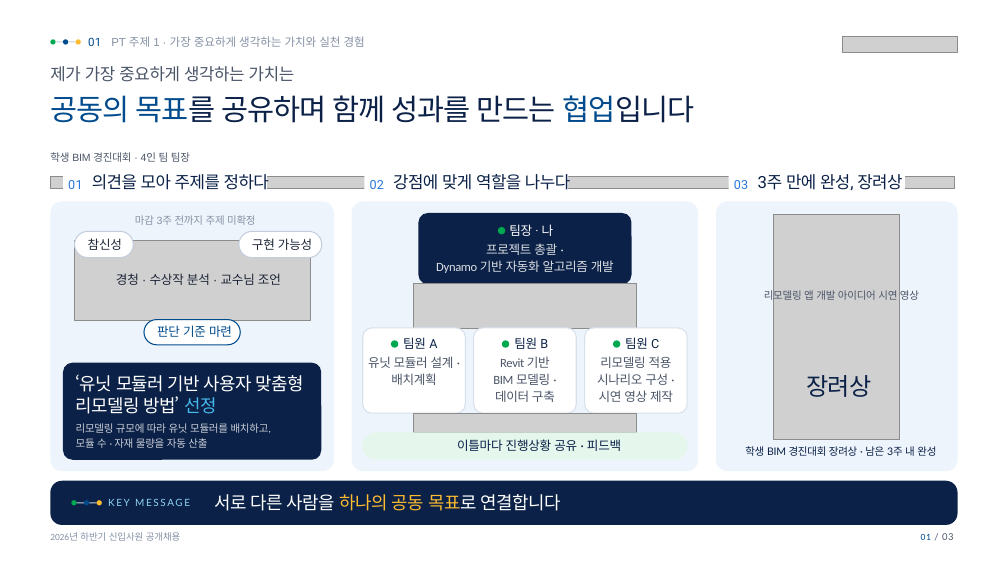
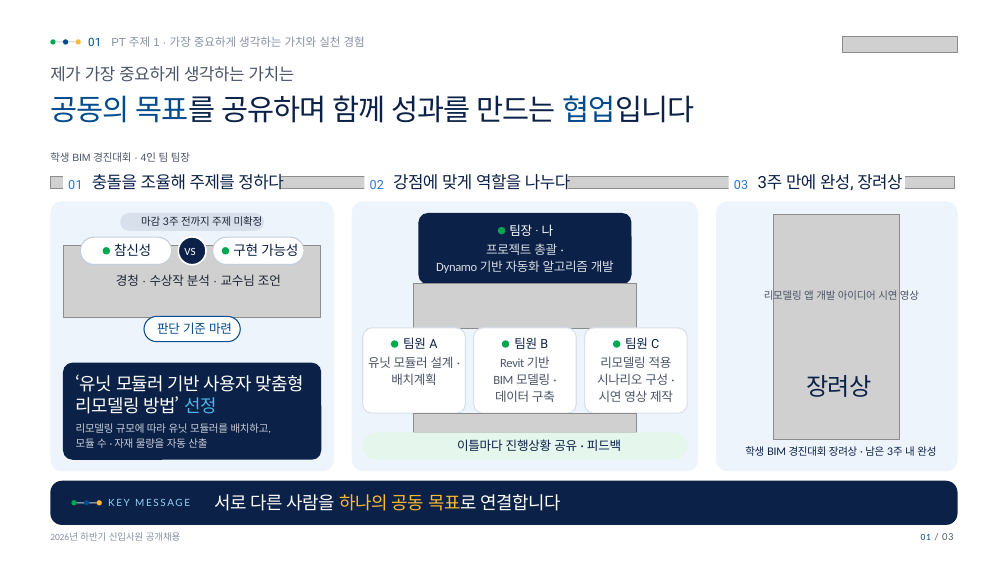
Before and after one commit to tmdgns5782-pixel/dcd, a slide deck: slide 1 of hec-pt/pptx/landscape.pptx. Drawn at 1008x567 pixels with LibreOffice and Linux fonts; fonts in the diff are those of the drawing; grey boxes stand for pictures; background and template pictures are left out. Boxes give left, top, right and bottom in pixels: in the first picture for what was removed or moved away, otherwise in the second. Text is boxed around its words. In the diff, an @@ line names an element or a change of style, - is before the commit and + after.

```diff
--- a/hec-pt/pptx/landscape.pptx
+++ b/hec-pt/pptx/landscape.pptx
@@ rectangle: place and size @@
-rectangle at (63, 172, 267, 193)
+rectangle at (63, 172, 281, 193)
@@ text at (92, 174, 283, 190): text changed @@
-의견을 모아 주제를 정하다
+충돌을 조율해 주제를 정하다
@@ rounded rectangle: place and size @@
-rounded rectangle at (75, 231, 134, 258)
+rounded rectangle at (80, 237, 172, 265)
@@ rounded rectangle added at (120, 213, 264, 231), fill #D8E0EB @@
@@ text "마감 3주 전까지 주제 미확정" at (141, 216, 263, 226): font Arial to Lato, text colour #8691A5 to #1C2536 @@
@@ ellipse added at (178, 237, 206, 265), fill #0B2147, outline #FFFFFF 1.5 pt @@
@@ rounded rectangle: place and size @@
-rounded rectangle at (239, 231, 322, 258)
+rounded rectangle at (212, 237, 304, 265)
@@ picture: place and size @@
-picture at (74, 240, 310, 321)
+picture at (64, 246, 321, 317)
@@ ellipse added at (103, 247, 110, 255), fill #00A94F @@
@@ text "참신성" at (114, 243, 151, 256): size 12 to 13 pt, text colour #1C2536 to #0B2147, letter spacing -0.2 to -0.3 pt @@
@@ text "참신성": place and size @@
-text "참신성" at (88, 238, 122, 250)
+text "참신성" at (114, 243, 151, 256)
@@ text added at (184, 248, 195, 255), 10.5 pt, text #FFFFFF @@
+VS
@@ ellipse added at (222, 247, 229, 255), fill #00A94F @@
@@ text "구현 가능성": place and size @@
-text "구현 가능성" at (252, 238, 312, 250)
+text "구현 가능성" at (233, 243, 298, 256)
@@ text "구현 가능성" at (233, 243, 298, 256): size 12 to 13 pt, text colour #1C2536 to #0B2147, letter spacing -0.2 to -0.3 pt @@
```
Also in this commit, not shown: 8 other files.
